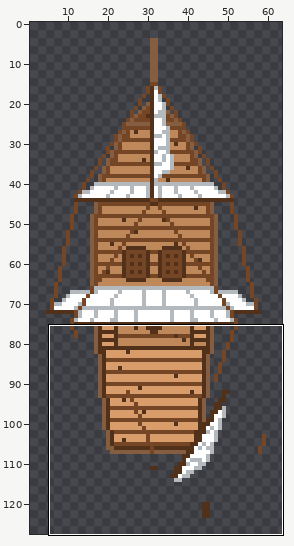
Sprite sheet, stored at client/resources/Ship3_a.png. The picture above shows the old version from afar; the outline marks the close-up.
Close-up. As it was:
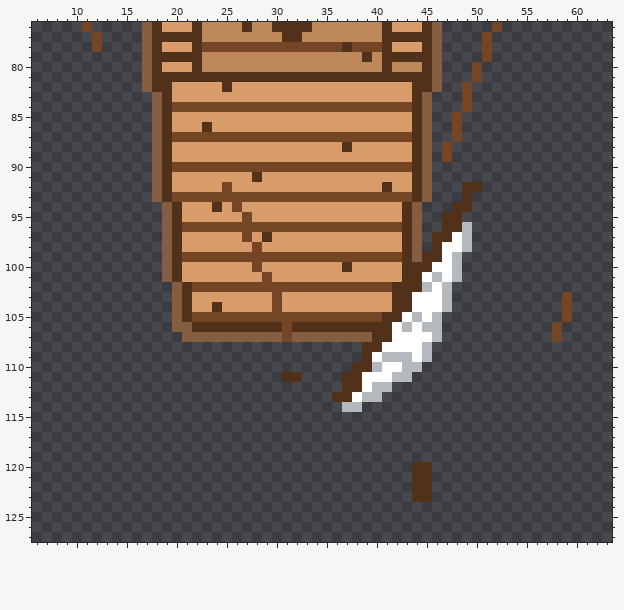
The file is 64x160 pixels. Shown: x 6..63, y 76..127. The old version is drawn lined up with the new one, on the new canvas. The wide view leaves out empty margins.
The result:
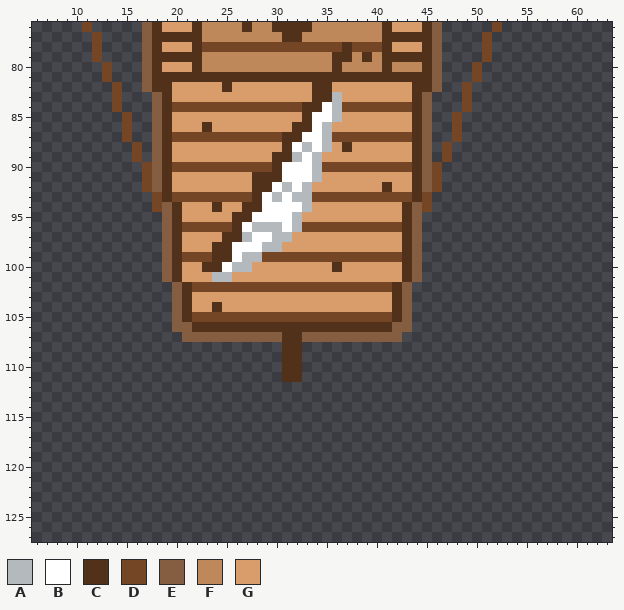
Palette (. is transparent): A #b4b9be  B #ffffff  C #52311a  D #754625  E #855e42  F #be885a  G #d89d6a
Log entry: Added dragging and dropping ships
Changes in this commit:
canvas 64x160 -> 64x128, the old top-left corner now at 0,-32 (the part of the old canvas that was cut away was empty and is not shown)
y 79: x 12 . -> D; x 36..37 FF -> CC
y 80: x 13 . -> D; x 36 F -> C
y 81: x 13 . -> D
y 82: x 14 . -> D; x 34..35 GG -> CC
y 83: x 14 . -> D; x 34..36 GGG -> CCA
y 84: x 14 . -> D; x 33..36 DDDD -> CCBA
y 85: x 15 . -> D; x 33..36 GGGG -> CBBA
y 86: x 15 . -> D; x 32..35 GGGG -> CCBA
y 87: x 15 . -> D; x 31..35 DDDDD -> CCBBA
y 88: x 16 . -> D; x 31..35 GGGGG -> CBABA
y 89: x 16 . -> D; x 30..34 GGGGG -> CCABA
y 90: x 17 . -> D; x 30..34 DDDDD -> CBBBA; x 46 . -> D
y 91: x 17 . -> D; x 29..34 GGGGGG -> CCBBBA; x 46 . -> D
y 92: x 17 . -> D; x 25 D -> G; x 28..33 GGGGGG -> CCBABA; x 46 . -> D; x 49..50 CC -> ..
y 93: x 18 E -> D; x 28..33 DDDDDD -> CBABAA; x 45 E -> D; x 49 C -> .
y 94: x 18 . -> D; x 26..33 DGGGGGGG -> GCCBBBBA; x 45 . -> D; x 48..49 CC -> ..
y 95: x 26..32 GDGGGGG -> CCBBBBA; x 47..48 CC -> ..
y 96: x 26..32 DDDDDDD -> CBAAABA; x 47..49 CCA -> ...
y 97: x 25..31 GGDGCGG -> CCABBAA; x 46..49 CCBA -> ....
y 98: x 24..30 GGGGDGG -> CCBBBAA; x 46..49 CBBA -> ....
y 99: x 24..28 DDDDD -> CCBAA; x 45..48 CCBA -> ....
y 100: x 23..28 GGGGGD -> CCBAAG; x 36..37 GC -> CG; x 44..48 CCBBA -> E....
y 101: x 24..25 GG -> AA; x 29 D -> G; x 44..48 CBABA -> E....
y 102: x 43..47 CCABA -> E....
y 103..104: x 30 D -> G; x 43..47 CBBBA -> E....; x 59 D -> .
y 105: x 41 C -> D; x 43..46 BABA -> E...; x 59 D -> .
y 106: x 31 D -> C; x 42..46 BABAA -> EE...; x 58 D -> .
y 107: x 31..32 DE -> CC; x 40..46 CCBBBBA -> EEE....; x 58 D -> .
y 108: x 31..32 .. -> CC; x 39..45 CCBBBBA -> .......
y 109: x 31..32 .. -> CC; x 39..45 CBAAABA -> .......
y 110: x 31..32 .. -> CC; x 38..44 CCABBAA -> .......
y 111: x 37..43 CCBBBAA -> .......
y 112: x 37..41 CCBAA -> .....
y 113: x 36..40 CCBAA -> .....
y 114: x 37..38 AA -> ..
y 120..123: x 44..45 CC -> ..
Boxes around the changes in both close-ups, in picture pixels (x1, y1, x2, y2):
changed: (92, 52, 162, 212)
changed: (202, 52, 482, 412)
erased: (552, 292, 572, 342)
erased: (412, 462, 432, 502)
